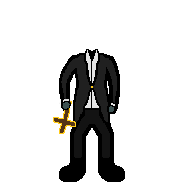
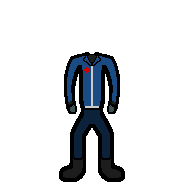
Two versions of the same layered image (184×184). Layer-by-layer changes:
added group "astronaut commander" with 2 layers above "slave worker" over left=59, top=52, right=121, bottom=178
added layer "astronaut commander #1" in group "astronaut commander" over left=59, top=52, right=121, bottom=178
hid group "church volunteer" (14 layers) over left=53, top=49, right=121, bottom=178
